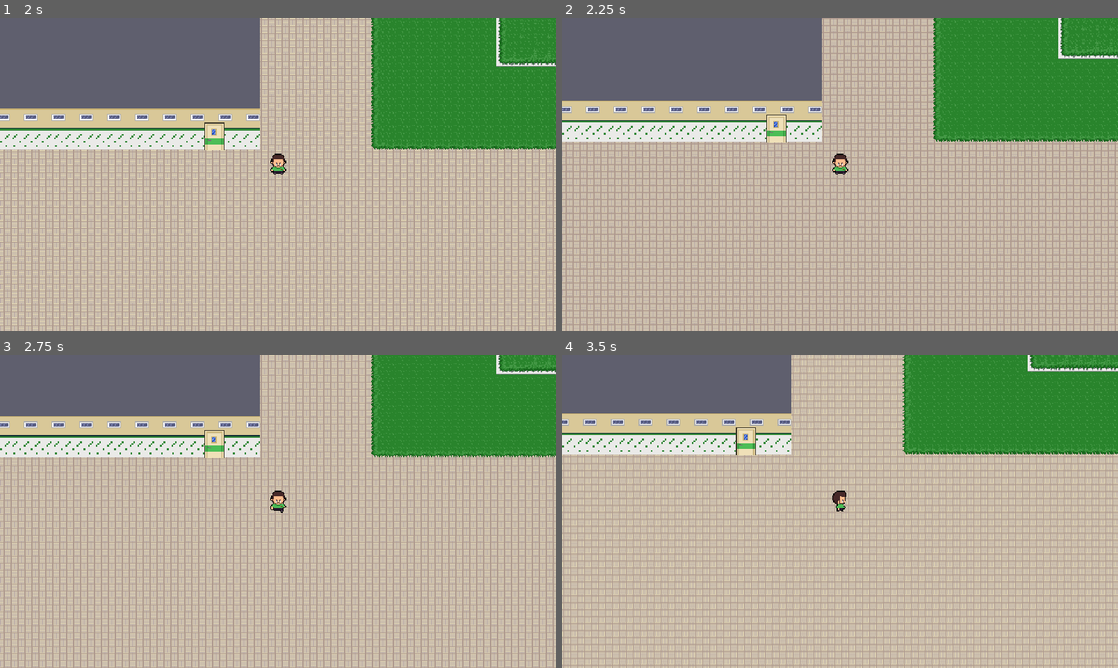
Above: before the commit, frames 1-4 (two rows, left to right).
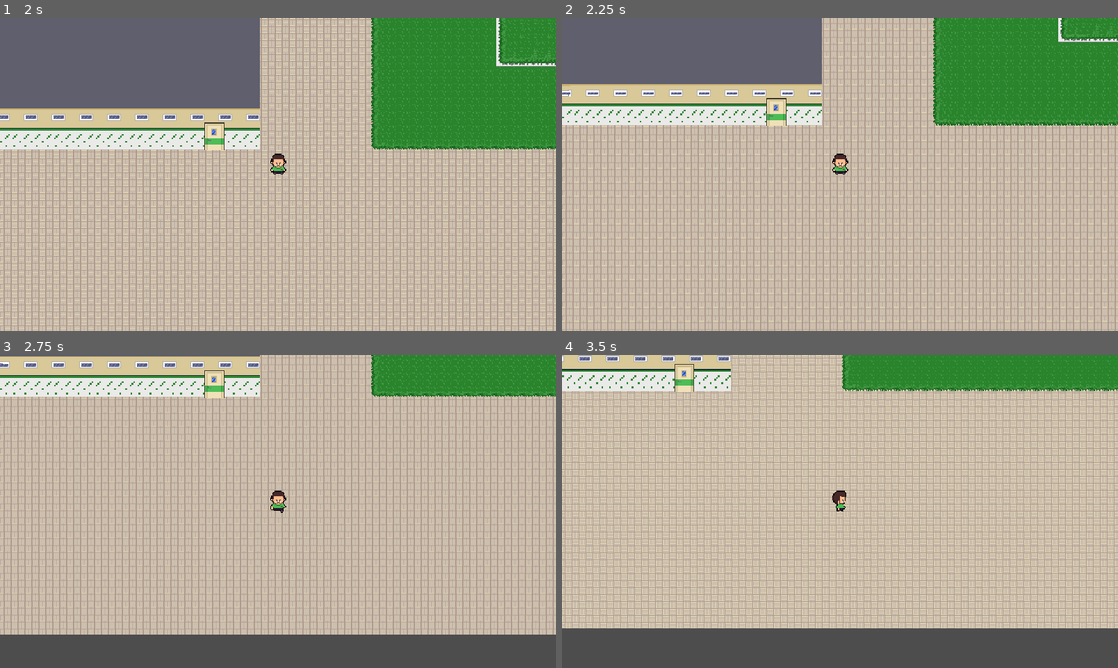
Above: after the commit, the same moments.

Repository: 1sad0ra/OpalaGames
Game: Godot game, scene res://cenas/ui_cenas/tela_incial.tscn
The game is run twice, just before and just after one commit, with the same random seed, the same clock (stepped at 60 frames per second) and the same inputs.
Inputs:
- Up to frame 1 (2 s): tap Enter (ui_accept) at 0.5, 0.77 s; hold D (direita) 0.53-1.25 s; tap E (interact) at 0.6 s; click "Jogar" at 1.25 s
- Up to frame 2 (2.25 s): tap Enter (ui_accept) at 2 s; hold S (baixo) from 2.03 s (still down); tap E (interact) at 2.1 s
- Up to frame 3 (2.75 s): keep holding S (baixo); tap Enter (ui_accept) at 2.27 s
- Up to frame 4 (3.5 s): release S (baixo) at 2.78 s; hold D (direita) from 2.78 s (still down); tap E (interact) at 2.85 s

Frame 1 is identical in both runs. In frame 2, 27% of the frame differs, in the area x 0-100%, y 0-100%; in frame 3, 44%; in frame 4, 60%.

Commit message:
add_ajustes
nesta branch fiz alguns ajustes nas salas e na velocidade do player

Diff:
--- a/new-game-project/TileSets/game_tile_sets.tres
+++ b/new-game-project/TileSets/game_tile_sets.tres
@@ -316,17 +316,20 @@
 9:11/0 = 0
 9:11/0/physics_layer_0/polygon_0/points = PackedVector2Array(-8, -8, -3.59717, -8, -3.41732, 8, -8, 8)
 10:11/0 = 0
+10:11/0/physics_layer_0/polygon_0/points = PackedVector2Array(-8, -8, 8, -8, 8, 4.31661, -8, 4.13675)
 11:11/0 = 0
 1:12/0 = 0
 2:12/0 = 0
 3:12/0 = 0
 4:12/0 = 0
 5:12/0 = 0
-5:12/0/physics_layer_0/polygon_0/points = PackedVector2Array(-8, -8, -8, 2.33816, 8, 1.43887, 8, -8)
+5:12/0/physics_layer_0/polygon_0/points = PackedVector2Array(-8, -8, -8, 8, 8, 8, 8, -8)
 6:12/0 = 0
-6:12/0/physics_layer_0/polygon_0/points = PackedVector2Array(-8, -8, -8, 1.07915, 8, 1.07915, 8, -8)
+6:12/0/physics_layer_0/polygon_0/points = PackedVector2Array(-8, -8, -8, 8, 8, 8, 8, -8)
 8:12/0 = 0
+8:12/0/physics_layer_0/polygon_0/points = PackedVector2Array(-8, -8, -8, 8, 8, 8, 8, -8)
 9:12/0 = 0
+9:12/0/physics_layer_0/polygon_0/points = PackedVector2Array(-8, -8, -4.13675, -8, -3.41732, 8, -8, 8)
 10:12/0 = 0
 11:12/0 = 0
 1:13/0 = 0
@@ -334,46 +337,74 @@
 2:13/0 = 0
 2:13/0/physics_layer_0/polygon_0/points = PackedVector2Array(-8, -8, 4.49647, -8, 3.23746, -2.51802, -8, -3.0576)
 3:13/0 = 0
+3:13/0/physics_layer_0/polygon_0/points = PackedVector2Array(-3.95689, -8, -6.29506, -4.31661, -8, 3.0576, -8, 8, 8, 8, 8, -8)
 4:13/0 = 0
+4:13/0/physics_layer_0/polygon_0/points = PackedVector2Array(-8, -8, -2.69788, -4.49647, -3.0576, 8, -8, 8)
 5:13/0 = 0
+5:13/0/physics_layer_0/polygon_0/points = PackedVector2Array(-8, -2.33816, 8, -3.0576, 8, -8, -8, -8)
 6:13/0 = 0
+6:13/0/physics_layer_0/polygon_0/points = PackedVector2Array(-8, -2.69788, 8, -3.0576, 8, -8, -8, -8)
 8:13/0 = 0
 9:13/0 = 0
 10:13/0 = 0
+10:13/0/physics_layer_0/polygon_0/points = PackedVector2Array(-8, 0, -6.47491, -6.29505, -4.13675, -8, 5.03605, -6.29505, 5.39576, 0, 3.95689, 6.29506, -4.67633, 6.47491)
 1:14/0 = 0
 2:14/0 = 0
 3:14/0 = 0
+3:14/0/physics_layer_0/polygon_0/points = PackedVector2Array(-8, -8, -4.85619, 2.69788, 8, 2.15831, 8, -8)
 4:14/0 = 0
+4:14/0/physics_layer_0/polygon_0/points = PackedVector2Array(-8, 3.0576, -2.87774, 1.25901, -2.33816, -8, -8, -8)
 1:15/0 = 0
+1:15/0/physics_layer_0/polygon_0/points = PackedVector2Array(-8, -8, 8, -8, 8, 8, -8, 8)
 2:15/0 = 0
+2:15/0/physics_layer_0/polygon_0/points = PackedVector2Array(-8, -8, 8, -8, 8, 8, -8, 8)
 3:15/0 = 0
+3:15/0/physics_layer_0/polygon_0/points = PackedVector2Array(-8, -8, 8, -8, 8, 8, -8, 8)
 5:15/0 = 0
+5:15/0/physics_layer_0/polygon_0/points = PackedVector2Array(-8, -5.93534, 5.39576, -8, 8, 2.51802, 5.75548, 8, -5.03605, 8, -8, -0.359716)
 7:15/0 = 0
+7:15/0/physics_layer_0/polygon_0/points = PackedVector2Array(-8, -5.93534, -3.77703, -8, 4.49647, -3.77703, 3.23746, 8, -8, 6.47491)
 8:15/0 = 0
+8:15/0/physics_layer_0/polygon_0/points = PackedVector2Array(-8, 0.899294, -5.93534, -8, 4.67633, -8, 5.03605, 1.97845, 5.75548, 8, -8, 8)
 9:15/0 = 0
+9:15/0/physics_layer_0/polygon_0/points = PackedVector2Array(-8, -8, -5.2159, -8, -5.39576, -0.719435, 1.61873, -0.359716, 3.41732, 5.2159, 3.0576, 8, -8, 8)
 10:15/0 = 0
+10:15/0/physics_layer_0/polygon_0/points = PackedVector2Array(-8, -8, 1.07915, -8, 1.25901, 8, -8, 8)
 11:15/0 = 0
 1:16/0 = 0
+1:16/0/physics_layer_0/polygon_0/points = PackedVector2Array(-8, -8, 8, -8, 8, 8, -8, 8)
 2:16/0 = 0
+2:16/0/physics_layer_0/polygon_0/points = PackedVector2Array(-8, -8, 8, -8, 8, 8, -8, 8)
 3:16/0 = 0
+3:16/0/physics_layer_0/polygon_0/points = PackedVector2Array(-8, -8, 8, -8, 8, 8, -8, 8)
 5:16/0 = 0
 6:16/0 = 0
+6:16/0/physics_layer_0/polygon_0/points = PackedVector2Array(-8, -3.0576, -3.59717, -8, 5.75548, -8, 5.57562, -2.1583, 1.07915, 3.41732, -8, 1.43887)
 7:16/0 = 0
 8:16/0 = 0
 9:16/0 = 0
 10:16/0 = 0
 11:16/0 = 0
 1:17/0 = 0
+1:17/0/physics_layer_0/polygon_0/points = PackedVector2Array(-8, -8, 8, -8, 8, 8, -8, 8)
 2:17/0 = 0
+2:17/0/physics_layer_0/polygon_0/points = PackedVector2Array(-8, -8, 8, -8, 8, 8, -8, 8)
 3:17/0 = 0
+3:17/0/physics_layer_0/polygon_0/points = PackedVector2Array(-8, -8, 8, -8, 8, 2.33816, -8, 2.33816)
 5:17/0 = 0
+5:17/0/physics_layer_0/polygon_0/points = PackedVector2Array(-8, -0.899294, -8, -2.51802, -5.57562, -8, 6.83463, -8, 8, 2.15831, 8, 8, -6.29506, 6.29506)
 6:17/0 = 0
 7:17/0 = 0
 8:17/0 = 0
+8:17/0/physics_layer_0/polygon_0/points = PackedVector2Array(-8, 1.25901, -6.1152, -8, 3.77703, -8, 4.67633, 1.25901, 2.1583, 1.43887)
 9:17/0 = 0
+9:17/0/physics_layer_0/polygon_0/points = PackedVector2Array(-8, -8, 3.95689, -8, 4.67633, 6.29506, -8, 8)
 10:17/0 = 0
+10:17/0/physics_layer_0/polygon_0/points = PackedVector2Array(-8, -1.43887, -4.31661, -2.1583, -4.67633, -8, -3.0576, -8, -1.79859, 8, -8, 8)
 1:18/0 = 0
+1:18/0/physics_layer_0/polygon_0/points = PackedVector2Array(-8, -8, 8, -8, 8, 5.93534, -8, 5.93534)
 2:18/0 = 0
+2:18/0/physics_layer_0/polygon_0/points = PackedVector2Array(-8, -8, 8, -8, 8, 6.47491, -8, 6.29506)
 3:18/0 = 0
 5:18/0 = 0
 6:18/0 = 0
@@ -385,6 +416,7 @@
 1:19/0 = 0
 2:19/0 = 0
 5:19/0 = 0
+5:19/0/physics_layer_0/polygon_0/points = PackedVector2Array(-8, -6.83463, 8, -8, 8, 0, -0.179859, 1.97845, -8, 0)
 6:19/0 = 0
 7:19/0 = 0
 8:19/0 = 0
--- a/new-game-project/cenas/caracteristicas/player/player.tscn
+++ b/new-game-project/cenas/caracteristicas/player/player.tscn
@@ -190,8 +190,8 @@
 }]
 
 [sub_resource type="CapsuleShape2D" id="CapsuleShape2D_j58ch"]
-radius = 9.0
-height = 22.0
+radius = 4.0
+height = 10.0
 
 [node name="player" type="CharacterBody2D"]
 
@@ -203,8 +203,7 @@
 autoplay = "idle_front"
 
 [node name="CollisionShape2D" type="CollisionShape2D" parent="."]
-visible = false
-position = Vector2(0, -12)
+position = Vector2(0, -8)
 shape = SubResource("CapsuleShape2D_j58ch")
 
 [node name="stateMachine" type="Node" parent="." node_paths=PackedStringArray("initial_node_state")]
--- a/new-game-project/cenas/caracteristicas/player/walk_state.gd
+++ b/new-game-project/cenas/caracteristicas/player/walk_state.gd
@@ -4,7 +4,7 @@
 #cria uma variavel para o sprit
 @export var animated_sprit2d :AnimatedSprite2D
 #variavel para a velocoade
-@export var speed : int = 50
+@export var speed : int = 150
 @export var passos: AudioStreamPlayer2D
 
 
--- a/new-game-project/cenas/teste/world.tscn
+++ b/new-game-project/cenas/teste/world.tscn
@@ -55,3 +55,4 @@
 destino = "res://cenas/teste/sala_tutorial.tscn"
 
 [node name="pause_menu" parent="." instance=ExtResource("4_favmu")]
+visible = false
